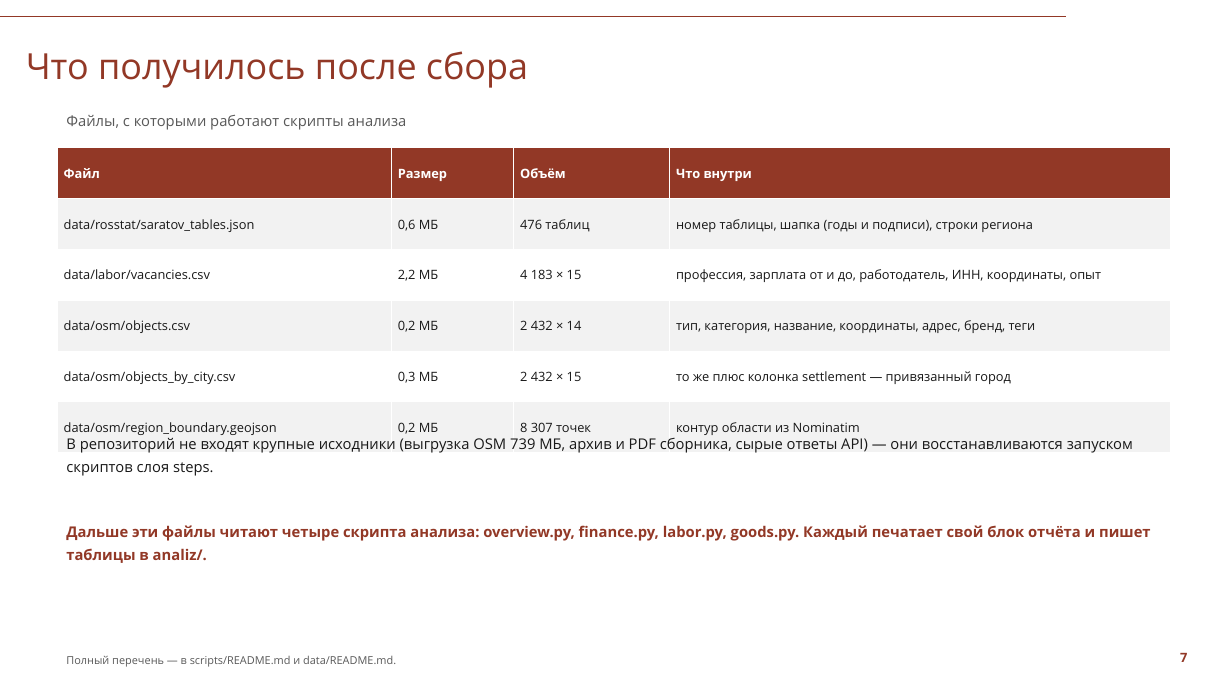
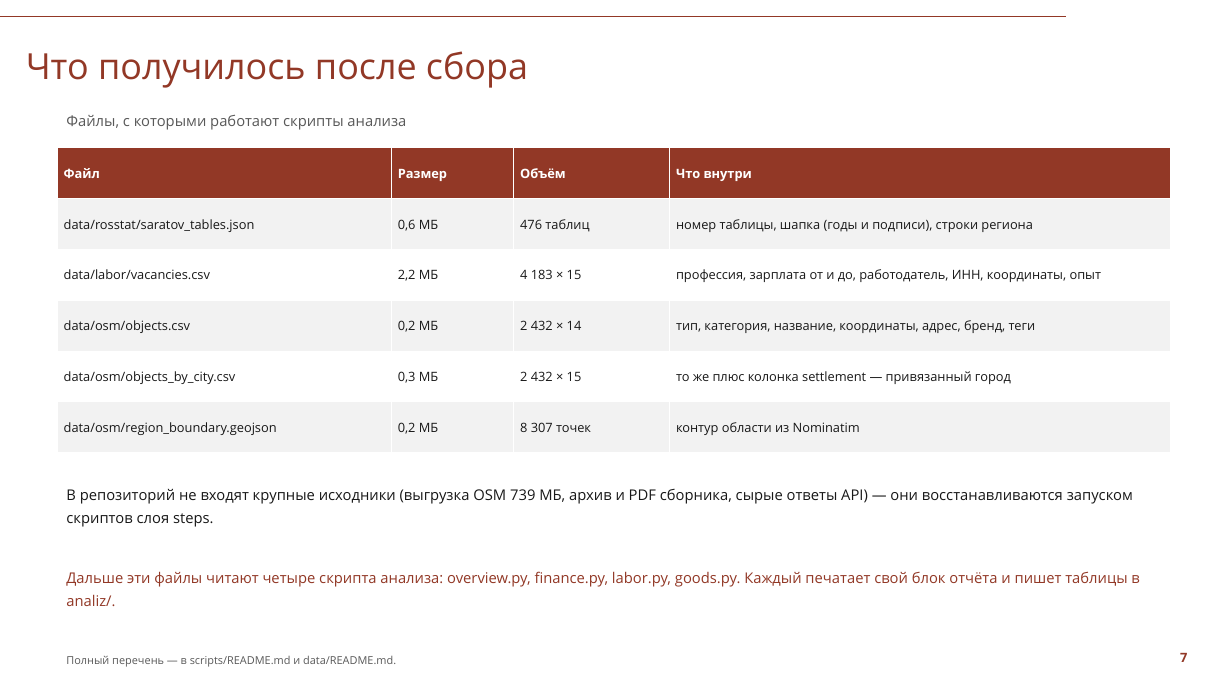
Before and after one commit to Seabas1/Analysis-of-regions, a slide deck: slide 7 of Саратовская_область_презентация_СПбГУ.pptx. Drawn at 1232x693 pixels with LibreOffice and Linux fonts; fonts in the diff are those of the drawing; background and template pictures are left out. Boxes give left, top, right and bottom in pixels: in the first picture for what was removed or moved away, otherwise in the second. Text is boxed around its words. In the diff, an @@ line names an element or a change of style, - is before the commit and + after.

```diff
--- a/Саратовская_область_презентация_СПбГУ.pptx
+++ b/Саратовская_область_презентация_СПбГУ.pptx
@@ text "В репозиторий не входят крупные ...": place and size @@
-text "В репозиторий не входят крупные ..." at (66, 438, 1133, 476)
+text "В репозиторий не входят крупные ..." at (66, 489, 1133, 527)
@@ text "Дальше эти файлы читают четыре ...": place and size @@
-text "Дальше эти файлы читают четыре ..." at (66, 525, 1151, 563)
+text "Дальше эти файлы читают четыре ..." at (66, 571, 1139, 606)
@@ text "Дальше эти файлы читают четыре ..." at (66, 571, 1139, 606): bold off @@
```
Also in this commit, not shown: 8 other slides changed, 2 other files.
